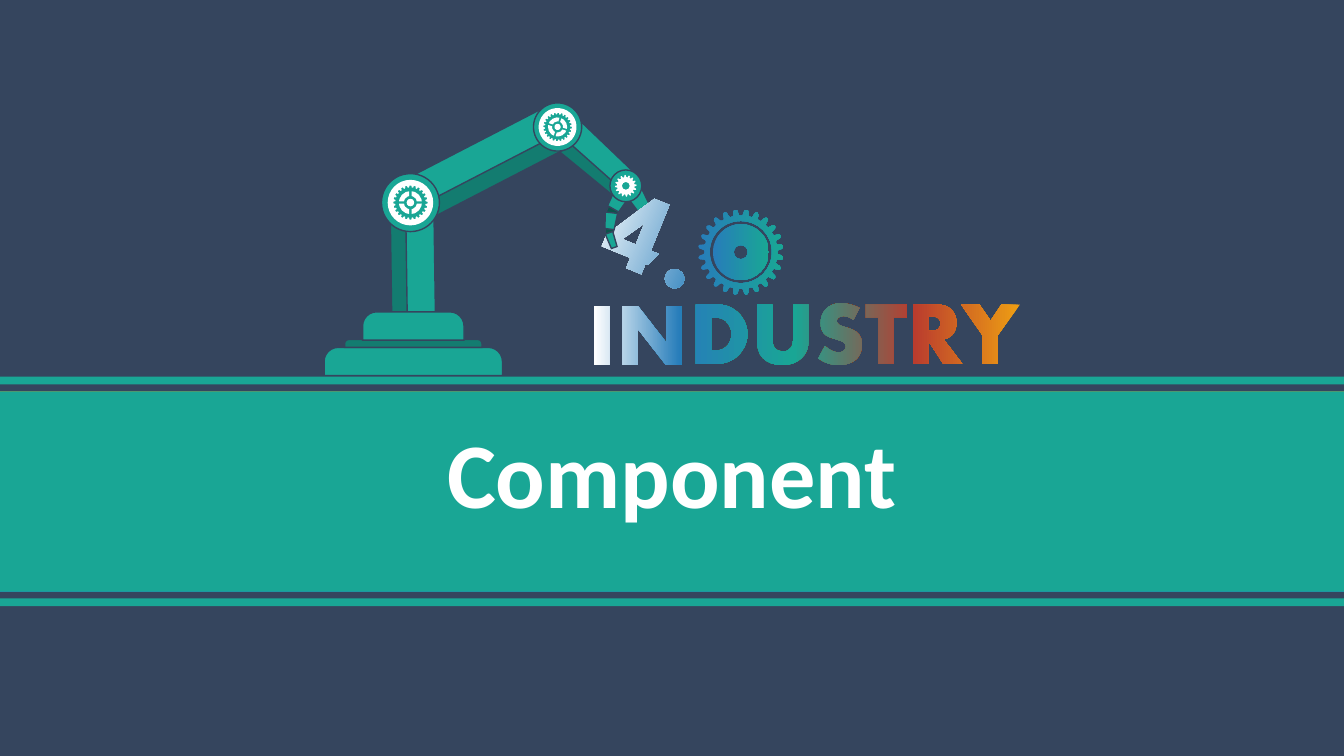
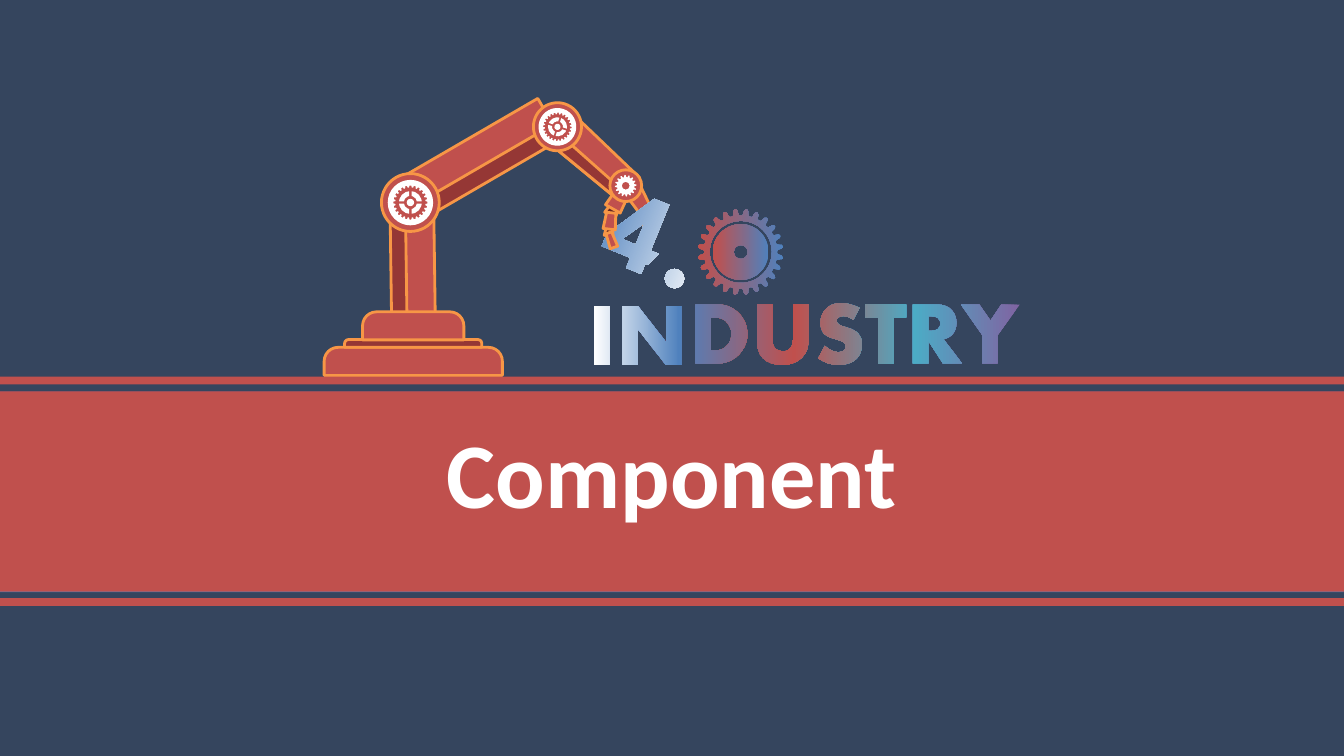
Before and after one commit to thanhlongvl/sportdemo, a slide deck: slide 6 of industry 4.0-Revolution-PowerPoint-Templates.pptx (slide 5 before the commit). Drawn at 1344x756 pixels with LibreOffice and Linux fonts; fonts in the diff are those of the drawing. Boxes give left, top, right and bottom in pixels: in the first picture for what was removed or moved away, otherwise in the second. Text is boxed around its words. In the diff, an @@ line names an element or a change of style, - is before the commit and + after.

```diff
--- a/industry 4.0-Revolution-PowerPoint-Templates.pptx
+++ b/industry 4.0-Revolution-PowerPoint-Templates.pptx
@@ rounded rectangle at (407, 99, 560, 214): fill #19A695 to #C0504D; outline #35455E 1 pt to #F79646 2 pt; rotation 242 to 239 degrees @@
@@ rounded rectangle at (422, 125, 560, 215): fill #137D70 to #953735; outline #35455E 1 pt to #F79646 2 pt; rotation 242 to 239 degrees @@
@@ freeform shape at (546, 130, 626, 203): fill #137D70 to #953735; outline #35455E 1 pt to #F79646 2 pt; outline redrawn @@
@@ fill #19A695 to #C0504D; outline #35455E 1 pt to #F79646 2 pt in 10 elements at (627, 187, 653, 215), (641, 214, 655, 232), (641, 233, 653, 250), (546, 111, 642, 203), (527, 97, 588, 157), (325, 348, 503, 376), (391, 198, 435, 324), (363, 312, 465, 340), (381, 173, 439, 231), (604, 164, 648, 208) @@
@@ outline redrawn in 5 elements at (546, 116, 570, 140), (388, 179, 434, 225), (399, 192, 421, 214), (534, 103, 580, 150), (611, 171, 641, 201) @@
@@ rounded rectangle at (390, 199, 407, 324): fill #137D70 to #953735; outline #35455E 1 pt to #F79646 2 pt @@
@@ freeform shape at (597, 188, 709, 291): fill gradient #FFFFFF to #277DBA to gradient #FFFFFF to #4F81BD; outline redrawn @@
@@ trapezoid at (605, 205, 619, 218): fill #0C534A to #632523; outline #35455E 1 pt to #F79646 2 pt; mirrored; rotation 209 to 29 degrees @@
@@ trapezoid at (606, 185, 631, 213): fill #19A695 to #C0504D; outline #35455E 1 pt to #F79646 2 pt; mirrored; rotation 209 to 29 degrees @@
@@ trapezoid at (639, 207, 654, 220): fill #0C534A to #632523; outline #35455E 1 pt to #F79646 2 pt @@
@@ trapezoid at (603, 212, 617, 230): fill #19A695 to #C0504D; outline #35455E 1 pt to #F79646 2 pt; mirrored; rotation 186 to 6 degrees @@
@@ trapezoid at (604, 227, 614, 236): fill #0C534A to #632523; outline #35455E 1 pt to #F79646 2 pt; mirrored; rotation 186 to 6 degrees @@
@@ trapezoid at (606, 232, 618, 249): fill #19A695 to #C0504D; outline #35455E 1 pt to #F79646 2 pt; mirrored; rotation 160 to 340 degrees @@
@@ trapezoid at (645, 229, 655, 239): fill #0C534A to #632523; outline #35455E 1 pt to #F79646 2 pt @@
@@ freeform shape at (699, 210, 783, 294): fill gradient #277DBA to #19A695 to gradient #4F81BD to #C0504D; outline redrawn @@
@@ freeform shape at (713, 224, 768, 279): fill gradient #277DBA to #19A695 to gradient #4F81BD to #C0504D @@
@@ freeform shape at (595, 303, 1020, 365): fill gradient #EE9E13 to #BA3C2E to #19A695 to #277DBA to #FFFFFF to gradient #8064A2 to #4BACC6 to #C0504D to #4F81BD to #FFFFFF; outline redrawn @@
@@ round same rect at (345, 340, 482, 348): fill #137D70 to #953735; outline #35455E 1 pt to #F79646 2 pt @@
@@ rectangle at (1, 392, 1344, 442): fill #EE9E13 to #8064A2 @@
@@ rectangle at (1, 442, 1344, 493): fill #9AB854 to #9BBB59 @@
@@ rectangle at (1, 542, 1344, 592): fill #277DBA to #4F81BD @@
@@ fill #19A695 to #C0504D in 4 elements at (0, 391, 1344, 592), (0, 377, 1344, 385), (1, 492, 1344, 542), (0, 599, 1344, 607) @@
```
Also in this commit, not shown: 44 other slides changed, 11 slides added, 6 slides removed, 1 other file.
